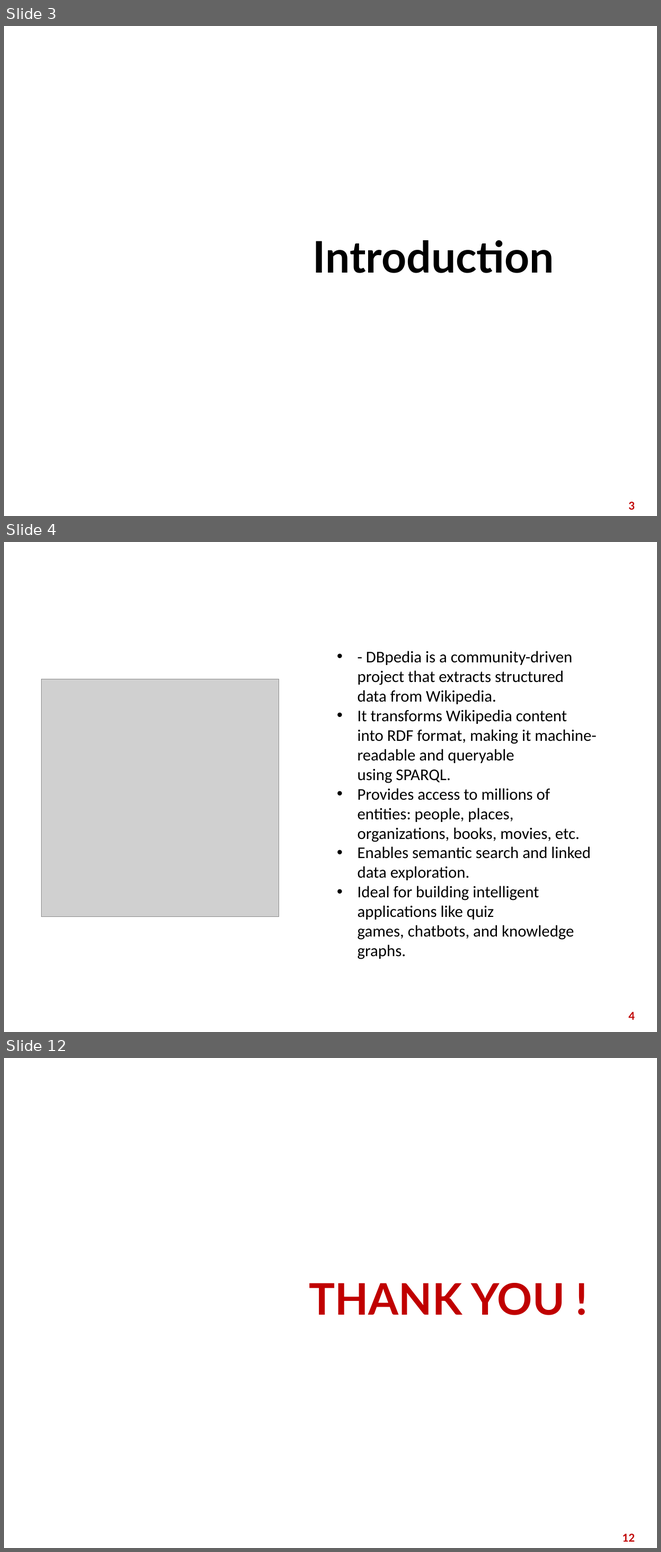
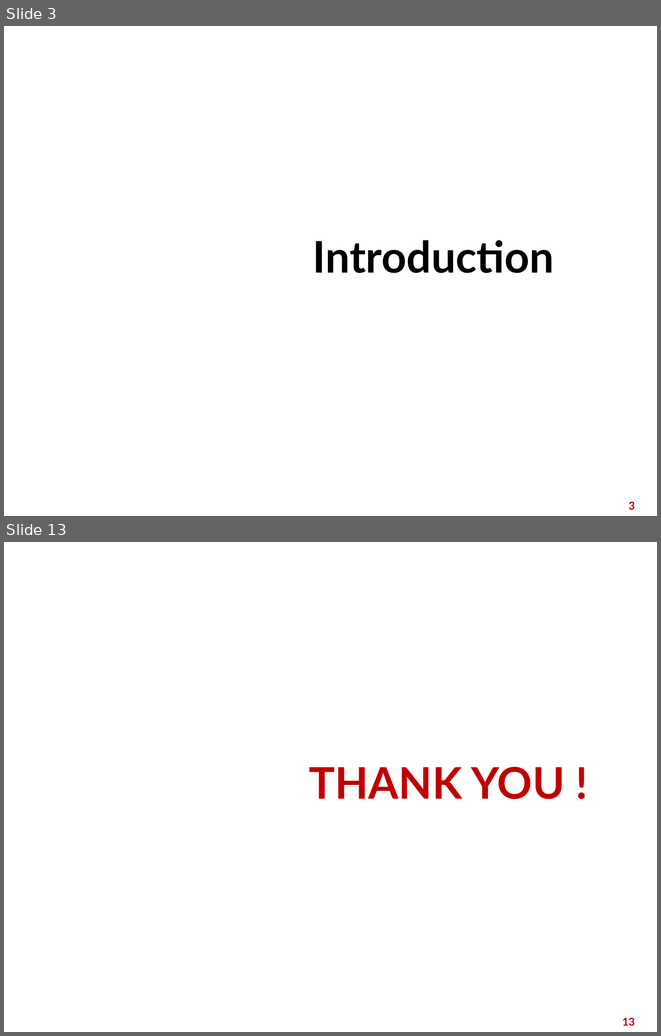
Before and after one commit to nnt2606/semantic-web, a slide deck: Semantic web.pptx. Shown one above the other, each under a label of ours: slides 3, 4 and 12 before the commit, slides 3 and 13 after it; the slides between them are not shown. The pictures are 661x1552 and 661x1036 pixels, drawn with LibreOffice and Linux fonts; fonts in the diff are those of the drawing; grey boxes stand for pictures; background and template pictures are left out. Boxes give left, top, right and bottom in pixels: in the first picture for what was removed or moved away, otherwise in the second. Text is boxed around its words. In the diff, an @@ line names an element or a change of style, - is before the commit and + after.

```diff
--- a/Semantic web.pptx
+++ b/Semantic web.pptx
@@ slide 4 removed at (4,542,657,1032), background picture (left out) @@
@@ title removed at (22,550,639,581) @@
-DBpedia
@@ text removed at (358,651,596,959) @@
-• - DBpedia is a community-driven project that extracts structured data from Wikipedia.
-• It transforms Wikipedia content into RDF format, making it machine-readable and queryable using SPARQL.
-• Provides access to millions of entities: people, places, organizations, books, movies, etc.
-• Enables semantic search and linked data exploration.
-• Ideal for building intelligent applications like quiz games, chatbots, and knowledge graphs.
@@ picture removed at (41,679,279,917) @@
@@ page number removed at (628,1012,635,1020) @@
-4
@@ what was slide 12 is now slide 13 @@
@@ page number at (623,1017,635,1025): text changed @@
-12
+13
```
Also in this commit, not shown: 3 slides changed, 8 slides added, 6 other slides removed.
